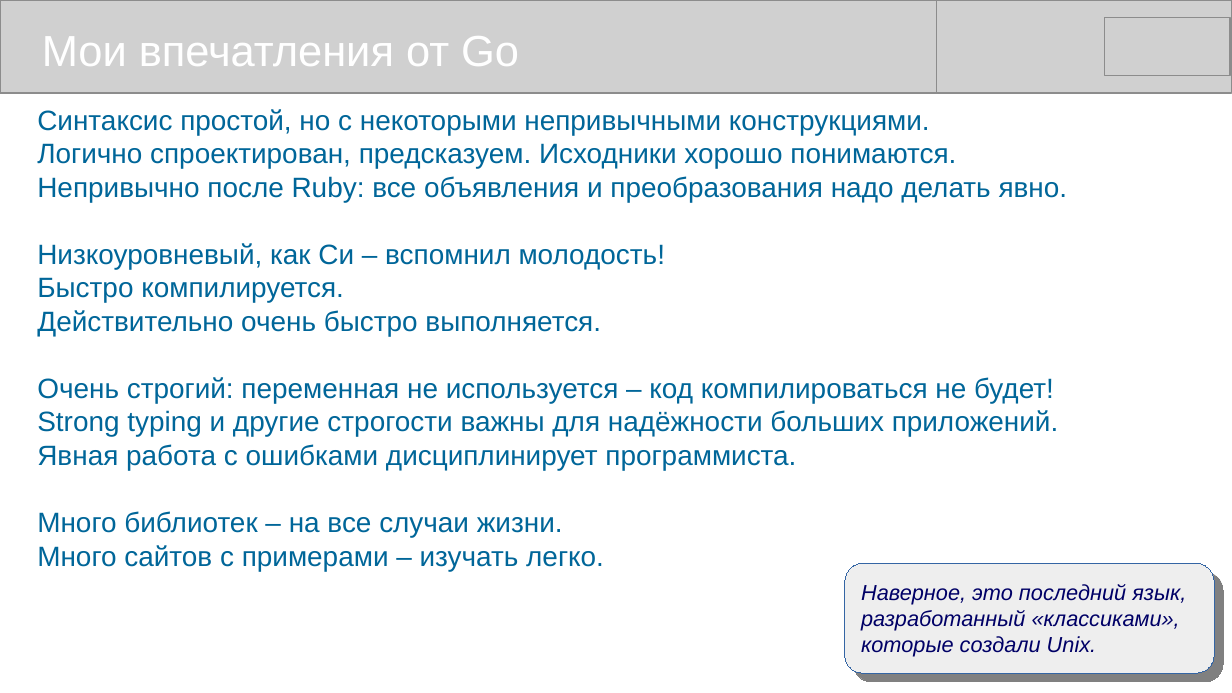
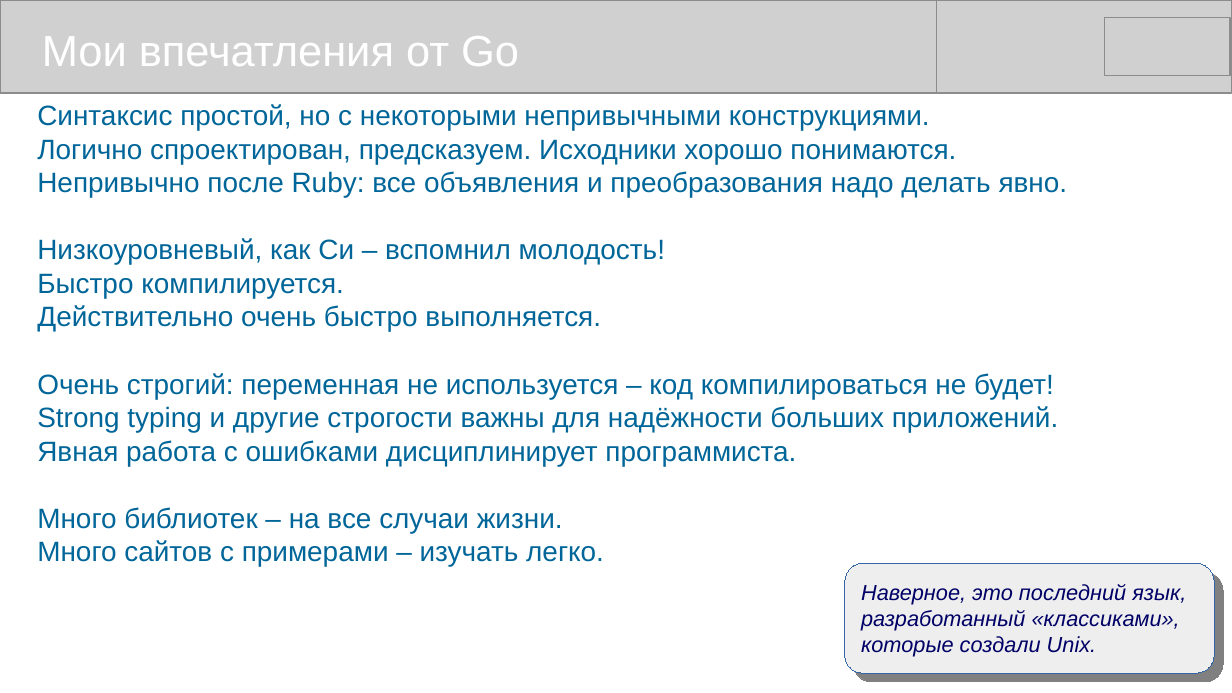
Before and after one commit to mike-shock/Go_language, a slide deck: slide 40 of Go_Intro.odp. Drawn at 1232x693 pixels with LibreOffice and Linux fonts; fonts in the diff are those of the drawing; grey boxes stand for pictures. Boxes give left, top, right and bottom in pixels: in the first picture for what was removed or moved away, otherwise in the second. Text is boxed around its words. In the diff, an @@ line names an element or a change of style, - is before the commit and + after.

```diff
--- a/Go_Intro.odp
+++ b/Go_Intro.odp
@@ text "Синтаксис простой, но с некоторыми ...": place and size @@
-text "Синтаксис простой, но с некоторыми ..." at (37,109,1068,571)
+text "Синтаксис простой, но с некоторыми ..." at (37,104,1068,566)
```
Also in this commit, not shown: 38 other slides changed.
